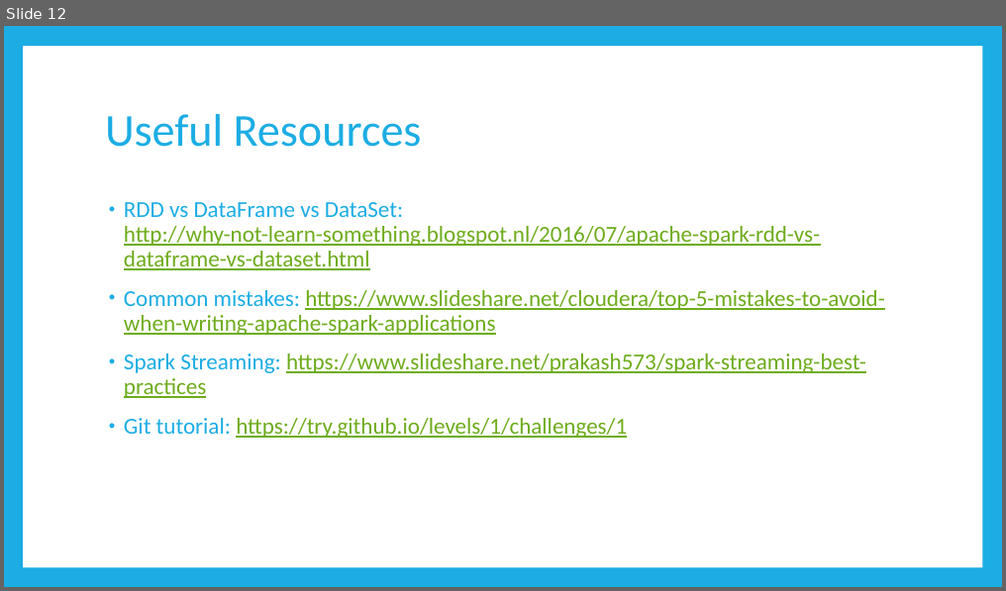
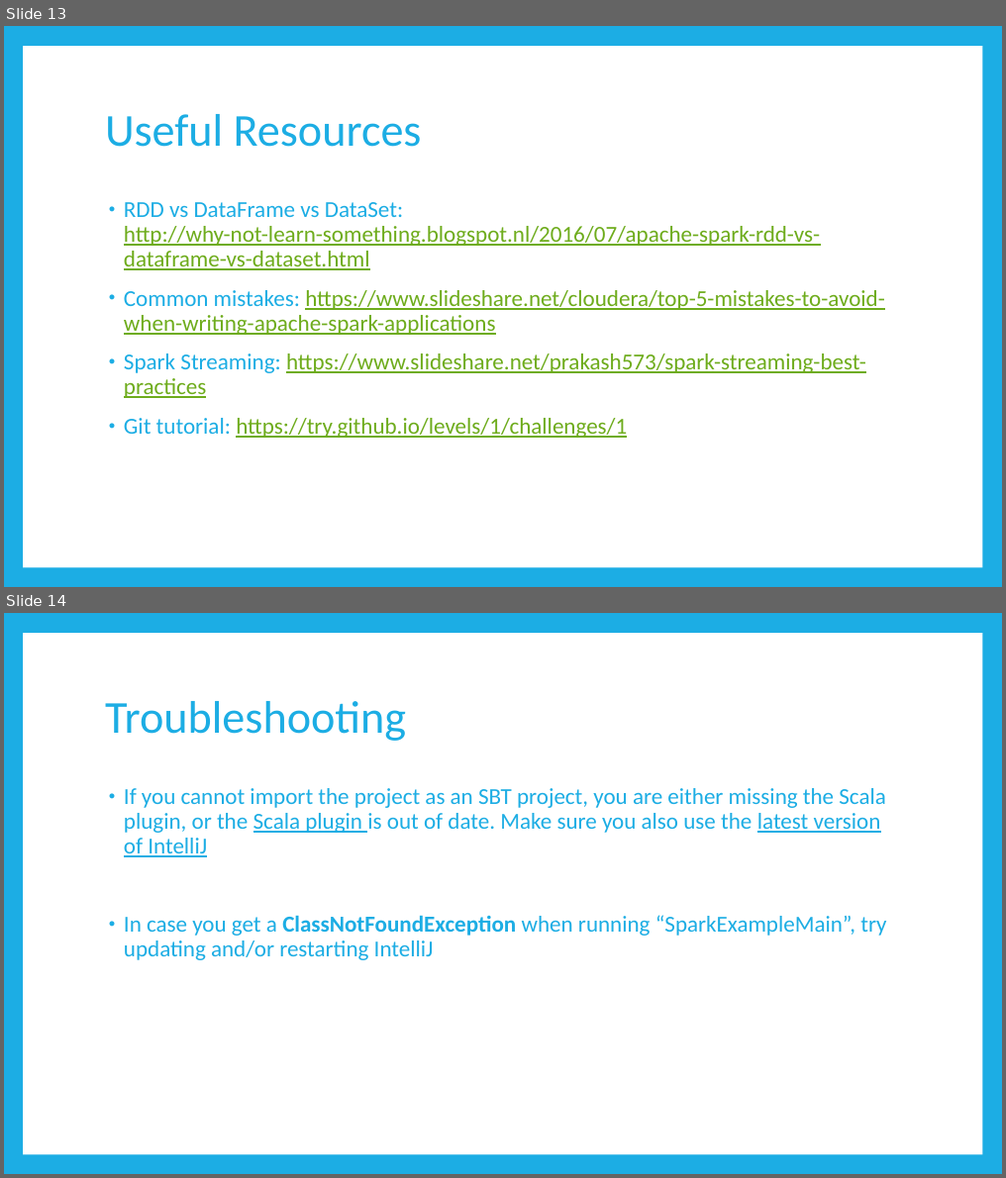
Before and after one commit to BrianSetz/spark-bootcamp, a slide deck: slides/Apache Spark Bootcamp.pptx. Shown one above the other, each under a label of ours: slide 12 before the commit, slides 13 and 14 after it. The pictures are 1006x591 and 1006x1178 pixels, drawn with LibreOffice and Linux fonts; fonts in the diff are those of the drawing. Boxes give left, top, right and bottom in pixels: in the first picture for what was removed or moved away, otherwise in the second. Text is boxed around its words. In the diff, an @@ line names an element or a change of style, - is before the commit and + after.

Commit message:
Updated slides and project

```diff
--- a/slides/Apache Spark Bootcamp.pptx
+++ b/slides/Apache Spark Bootcamp.pptx
@@ slide 14 added at (4, 613, 1002, 1174), background #1CADE4; not listed: 1 template element that a slide beside it also shows @@
@@ title added at (105, 701, 406, 741), 44 pt, text #1CADE4 @@
+Troubleshooting
@@ text added at (124, 788, 886, 960), 22 pt, text #1CADE4 @@
+• If you cannot import the project as an SBT project, you are either missing the Scala plugin, or the Scala plugin is out of date. Make sure you also use the latest version of IntelliJ
+• In case you get a ClassNotFoundException when running “SparkExampleMain”, try updating and/or restarting IntelliJ
@@ what was slide 12 is now slide 13 @@
```
Also in this commit, not shown: 2 slides changed, 1 other slide added, 1 other file.
